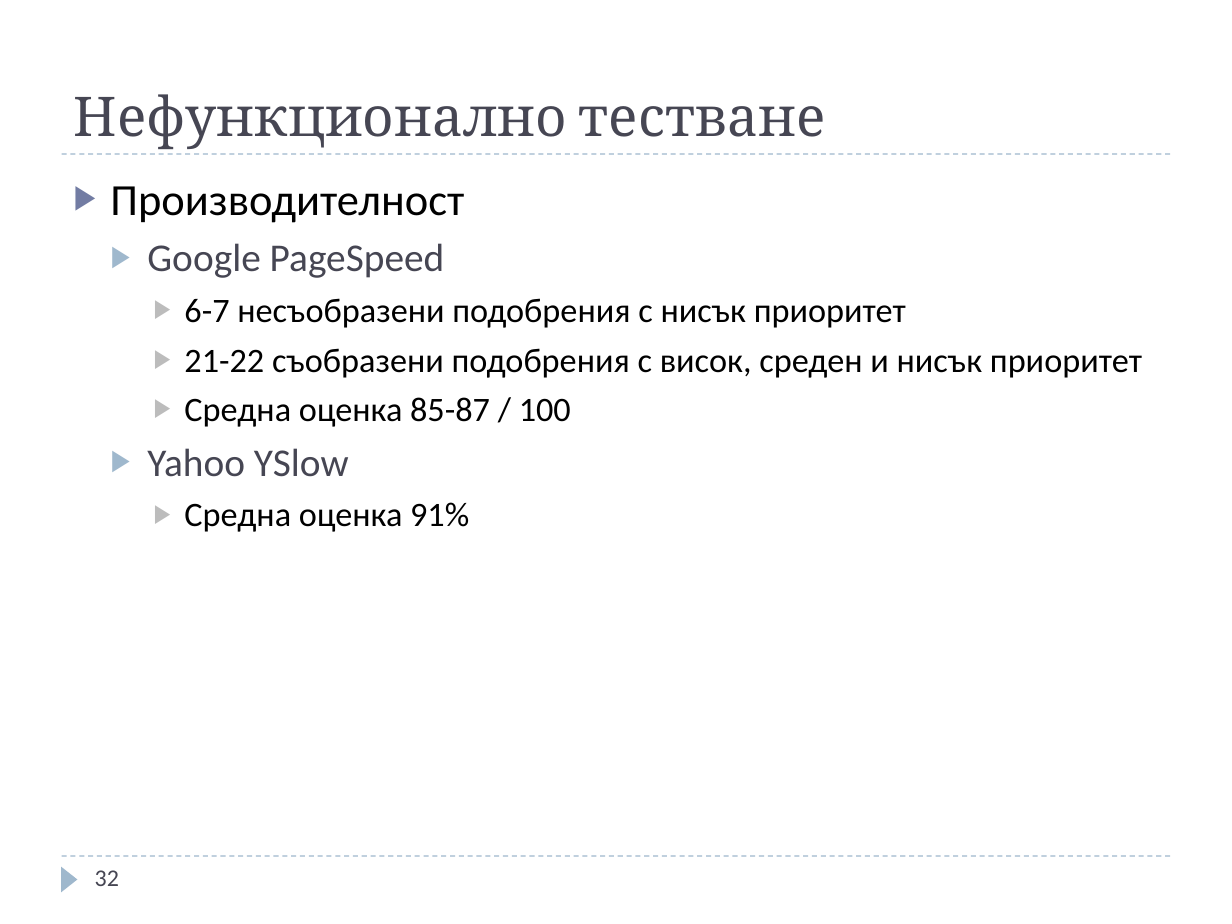
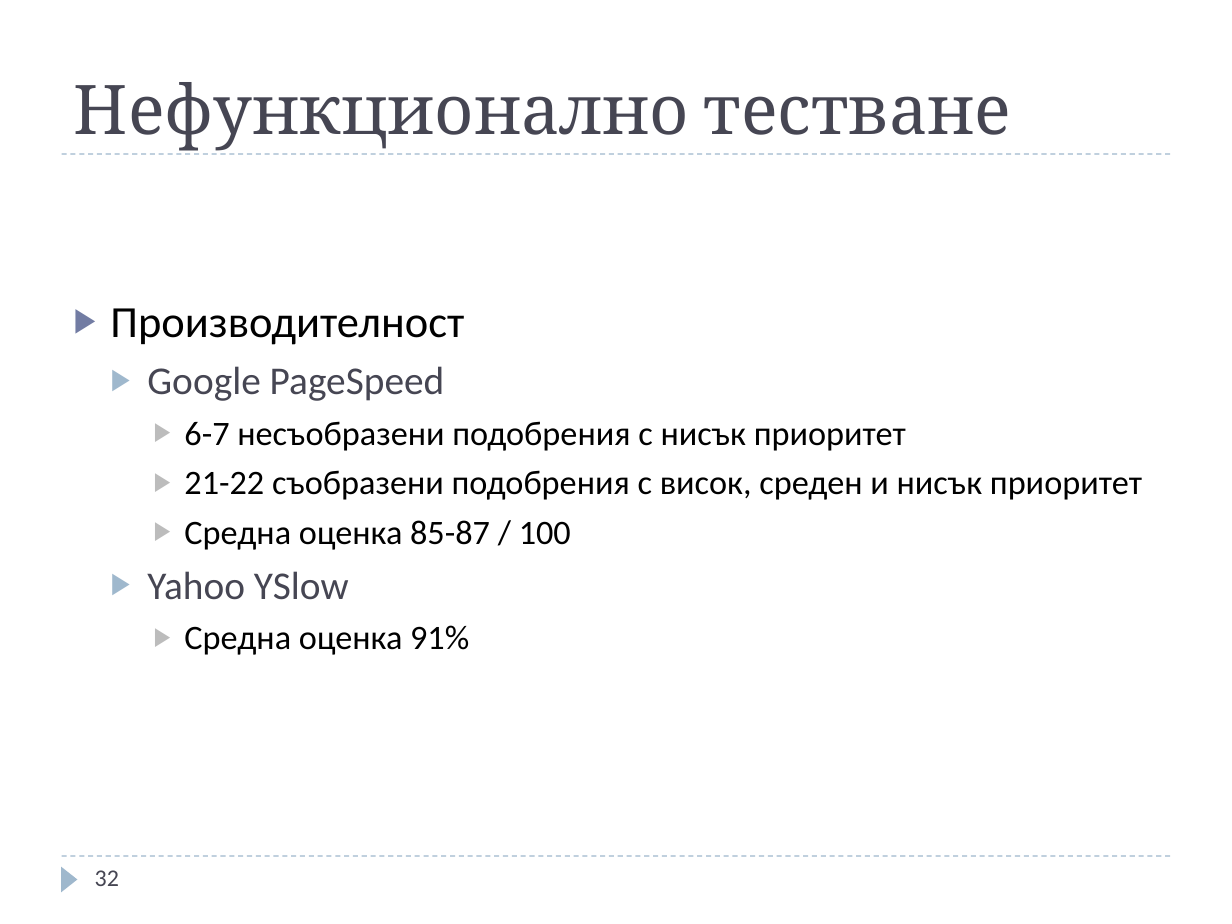
Before and after one commit to jasimcse/team2-strawberry, a slide deck: slide 32 of prezentaciq/venci.ppt. Drawn at 1232x924 pixels with LibreOffice and Linux fonts; fonts in the diff are those of the drawing. Boxes give left, top, right and bottom in pixels: in the first picture for what was removed or moved away, otherwise in the second. Text is boxed around its words. In the diff, an @@ line names an element or a change of style, - is before the commit and + after.

```diff
--- a/prezentaciq/venci.ppt
+++ b/prezentaciq/venci.ppt
@@ title "Нефункционално тестване" at [74,82,1012,151]: size 32 to 40 pt @@
@@ text "Производителност": place and size @@
-text "Производителност" at [110,186,1142,532]
+text "Производителност" at [110,308,1142,655]
```
Also in this commit, not shown: 34 other slides changed.
